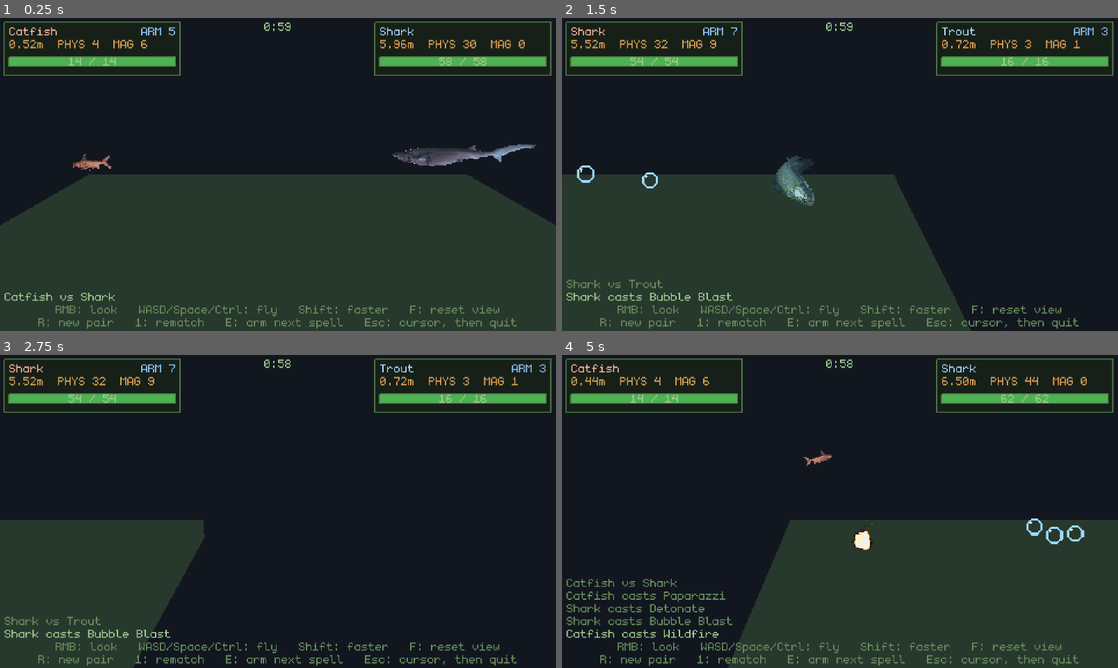
Above: before the commit, frames 1-4 (two rows, left to right).
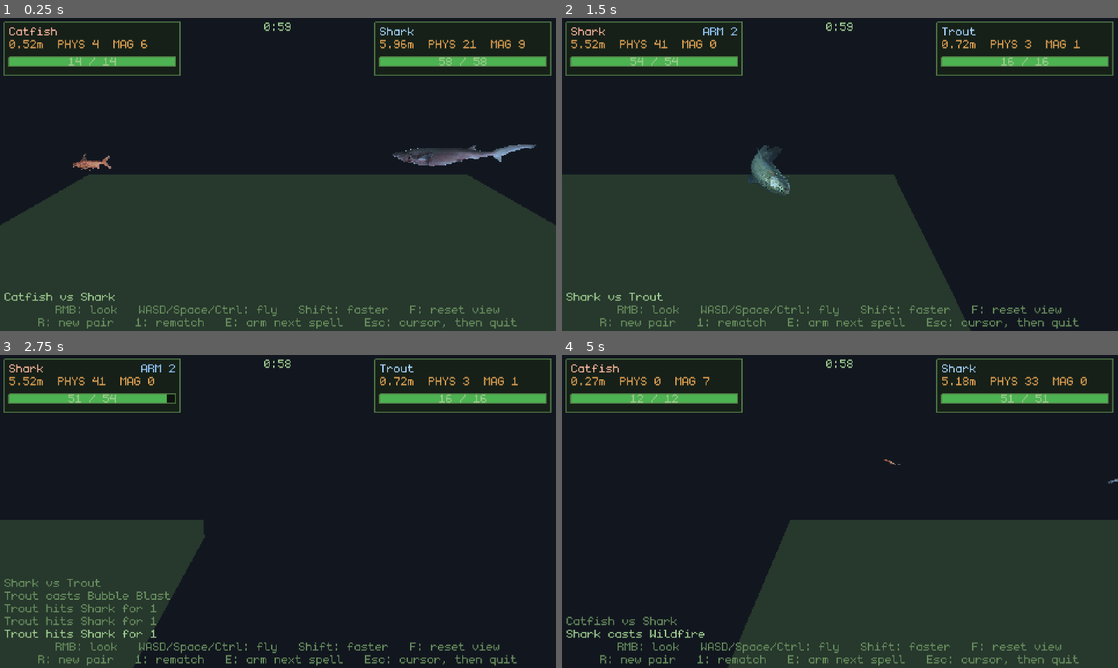
Above: after the commit, the same moments.

Repository: poissew/fishing-game
Game: Godot game, scene res://dev/TestArena.tscn
The game is run twice, just before and just after one commit, with the same random seed, the same clock (stepped at 60 frames per second) and the same inputs. This scene is started directly instead of the project's main scene. The engine's default icon, where the game draws it, is replaced by a stand-in: a white triangle on a blue panel in a dark square.
Inputs (mouse positions are in pixels of both pictures, inside the frame that each line leads up to):
- Up to frame 1 (0.25 s): no input
- Up to frame 2 (1.5 s): tap Enter (ui_accept) at 0.5, 0.77 s; move the mouse to (962, 158) at 0.52 s; hold D (right) 0.53-1.25 s; hold E (interact) 0.53-1.25 s; click (962, 158) at 0.67 s; drag from (728, 190) to (812, 237) at 1.27 s
- Up to frame 3 (2.75 s): move the mouse to (333, 442) at 2.02 s; hold D (right) from 2.03 s (still down); tap Space at 2.1 s
- Up to frame 4 (5 s): release D (right) at 2.75 s; drag from (812, 574) to (673, 464) at 2.77 s; move the mouse to (1006, 558) at 3.52 s; hold A (left) 3.53-4.25 s; hold Shift 3.53-4.25 s; tap Enter (ui_accept) at 3.77 s; drag from (673, 464) to (756, 433) at 4.27 s

The runs differ from the first frame. In frame 1, 0.1% of the frame differs, in the area x 25-95%, y 2-10%; in frame 2, 1.8%; in frame 3, 1.3%; in frame 4, 2.0%, in the area x 0-100%, y 6-91%.

Commit message:
feat: added immunity spell

Diff:
--- a/classes/battle_fish.gd
+++ b/classes/battle_fish.gd
@@ -64,6 +64,12 @@
 ## worth speaking of.
 const MIN_RADIUS := 0.03
 
+## Tint a fish on its last legs is washed out towards, and how much of it is
+## mixed in. Paler than the stun, and it beats the stun when a fish is somehow
+## both: being about to die is the more urgent news.
+const LAST_STAND_COLOR := Color(0.85, 0.95, 1.00, 1.0)
+const LAST_STAND_TINT_MIX := 0.70
+
 ## Tint a stunned fish is washed out towards, and how much of it is mixed in.
 ## It has to read at a glance: a fish standing still because it is stunned and a
 ## fish standing still because nothing is happening look the same otherwise.
@@ -159,6 +165,9 @@
 ## Fired when this fish loses health. `from` is the fish that did it, or null
 ## for damage that came from somewhere else.
 signal took_damage(amount: int, from: BattleFish)
+## Fired when the blow that would have killed this fish is held off instead,
+## with how long it has left on its feet.
+signal last_stand_started(seconds: float)
 ## Fired when this fish is stunned, with how long it is out of action for.
 signal stunned(seconds: float)
 ## Fired when this fish spends a spell, before the spell's damage lands.
@@ -227,6 +236,14 @@
 var _boxer: BoxerSpellData = null
 ## And its ArmourSpellData: the one that takes the edge off a punch.
 var _armour: ArmourSpellData = null
+## And its LastStandSpellData: the one that refuses the killing blow, once.
+var _last_stand: LastStandSpellData = null
+
+## Seconds left of that stay of execution, and whether it has been spent. The
+## fish cannot be taken below one point of health while the first is running,
+## and cannot have it again once the second is true.
+var _last_stand_left := 0.0
+var _last_stand_used := false
 
 ## The volley a spell left running: what there is still to fire, at what, and
 ## how long the fish hangs there before gravity gets it back.
@@ -284,6 +301,9 @@
 		fish.died.connect(_on_fish_died)
 	_clear_dot()
 	_stun_left = 0.0
+	# A fish sent into the arena again gets its refusal back with its health.
+	_last_stand_left = 0.0
+	_last_stand_used = false
 	_read_passives()
 	# bind_fish() is usually called before the body is in the tree, so the
 	# @onready nodes are not there yet - _ready() picks the work back up.
@@ -296,6 +316,7 @@
 	_coward = null
 	_boxer = null
 	_armour = null
+	_last_stand = null
 	if fish == null:
 		return
 	for spell in fish.spells:
@@ -310,6 +331,9 @@
 		var armour := spell.data as ArmourSpellData
 		if armour != null:
 			_armour = armour
+		var last_stand := spell.data as LastStandSpellData
+		if last_stand != null:
+			_last_stand = last_stand
 
 ## Reads the size, weight and icon off the fish and builds the body out of them.
 func _apply_fish() -> void:
@@ -381,6 +405,10 @@
 		power += int(round(fish.magic_dmg * _boxer.conversion))
 	if _coward != null:
 		power = int(round(power * _coward.phys_scale))
+	# Last of all, and on whatever the rest of them left: a fish on its way out
+	# swings with a tenth of what it had, not a tenth of what it started with.
+	if is_in_last_stand():
+		power = int(round(power * _last_stand.power_scale))
 	return maxi(0, power)
 
 ## Damage this fish's spells scale off, once its passives have had their say: a
@@ -388,9 +416,12 @@
 func magic_dmg() -> int:
 	if fish == null:
 		return 0
+	var power := fish.magic_dmg
 	if _boxer != null:
-		return maxi(0, int(round(fish.magic_dmg * _boxer.magic_scale)))
-	return fish.magic_dmg
+		power = int(round(power * _boxer.magic_scale))
+	if is_in_last_stand():
+		power = int(round(power * _last_stand.power_scale))
+	return maxi(0, power)
 
 ## What this fish takes off every physical hit before it lands. 0 for anything
 ## not carrying armour, and worked out from magic_dmg() rather than the fish's
@@ -465,6 +496,9 @@
 	var landed := amount
 	if physical:
 		landed = maxi(0, landed - physical_reduction())
+	# Immunity: the blow that would have finished it starts a stay of execution
+	# instead, and nothing gets through that last point while it runs.
+	landed = _refuse_killing_blow(landed)
 	var dealt := fish.take_damage(landed)
 	# Knocked back by the size of the hit, not by the health it managed to take
 	# off: a killing blow shoves just as hard when the fish had one point left
@@ -521,6 +555,7 @@
 
 func _physics_process(delta: float) -> void:
 	_tick_hit_cooldowns(delta)
+	_tick_last_stand(delta)
 	_tick_stun(delta)
 	_tick_dot(delta)
 	if fish != null and is_alive():
@@ -638,6 +673,10 @@
 	if _flash_left > 0.0:
 		_flash_left = maxf(0.0, _flash_left - delta)
 		_sprite.modulate = tint.lerp(HIT_COLOR, _flash_left / HIT_FLASH)
+	elif is_in_last_stand():
+		# Gone pale, and ahead of the stun: a fish about to die reads as that
+		# first and as dazzled second.
+		_sprite.modulate = tint.lerp(LAST_STAND_COLOR, LAST_STAND_TINT_MIX)
 	elif is_stunned():
 		# Washed out, the way anything looks after a camera has gone off in it.
 		_sprite.modulate = tint.lerp(STUN_COLOR, STUN_TINT_MIX)
@@ -741,6 +780,49 @@
 	if dot != null and other != null and is_instance_valid(other):
 		other.apply_dot(dot, damage, self)
 
+# -- Last stand ---------------------------------------------------------------
+
+## Caps `amount` at whatever would leave the fish on one point of health, when
+## it is carrying Immunity and this blow would otherwise finish it - and starts
+## the clock, or keeps it if one is already running. Returns the damage that may
+## actually be taken.
+##
+## Everything runs through _apply_damage(), so there is no way to be killed that
+## does not come past here: a touch, a blast, a burn, the arena's own drain.
+func _refuse_killing_blow(amount: int) -> int:
+	if _last_stand == null or fish == null:
+		return amount
+	# Not fatal: nothing to refuse.
+	if amount < fish.current_health:
+		return amount
+	if is_in_last_stand():
+		return maxi(0, fish.current_health - 1)
+	if _last_stand_used:
+		return amount
+	_last_stand_used = true
+	_last_stand_left = maxf(_last_stand.duration, 0.01)
+	last_stand_started.emit(_last_stand_left)
+	return maxi(0, fish.current_health - 1)
+
+## Counts the stay of execution down, and collects on it when it runs out. The
+## fish dies here of the blow it was holding off - through the ordinary damage
+## path, so the death is reported the way any other is.
+func _tick_last_stand(delta: float) -> void:
+	if _last_stand_left <= 0.0:
+		return
+	_last_stand_left = maxf(0.0, _last_stand_left - delta)
+	if _last_stand_left > 0.0:
+		return
+	if fish != null and fish.is_alive():
+		take_tick_damage(fish.current_health)
+
+func is_in_last_stand() -> bool:
+	return _last_stand_left > 0.0
+
+## Seconds of it left, for a readout.
+func last_stand_left() -> float:
+	return _last_stand_left
+
 # -- Stun ---------------------------------------------------------------------
 
 ## Puts this fish out of action for `seconds`. The longest stun wins rather than
@@ -1133,6 +1215,7 @@
 	_dead = true
 	_hit_cooldowns.clear()
 	_clear_dot()
+	_last_stand_left = 0.0
 	# Frozen in mid-air firing bubbles when it died: let it drop.
 	_end_hang()
 	# It stops flopping and turns belly up - _sprite_roll() handles the turn -
--- a/classes/fish_data.gd
+++ b/classes/fish_data.gd
@@ -14,6 +14,7 @@
 	preload("res://data/spells/boxer.tres"),
 	preload("res://data/spells/sandbag.tres"),
 	preload("res://data/spells/wildfire.tres"),
+	preload("res://data/spells/immunity.tres"),
 ]
 
 enum Rarity {
--- /dev/null
+++ b/classes/spells/last_stand_spell_data.gd
@@ -0,0 +1,26 @@
+## A stay of execution: the blow that would have finished this fish leaves it on
+## one point of health instead, and for `duration` after that nothing can take
+## that last point off it. When the time is up it dies anyway.
+##
+## What it gets in exchange for those seconds is very little to fight with -
+## `power_scale` of its own attack and magic - so this is not a second wind. It
+## is a chance to land something small before it goes, and if whatever it is
+## fighting happens to die first, the round is over and the fish walks away.
+##
+## **Once per fight.** BattleFish remembers it has been spent, and bind_fish()
+## is what gives it back - a fish sent into the arena again gets a fresh one,
+## the same way it gets its health back.
+class_name LastStandSpellData
+extends SpellData
+
+@export_category("Last stand")
+## How long the fish is held on its feet for.
+@export_range(0.1, 30.0, 0.1, "suffix:s") var duration: float = 2.0
+## What it has left to fight with while it lasts, as a share of its own attack
+## and magic. 0.1 is the tenth the spell promises.
+@export_range(0.0, 1.0, 0.05) var power_scale: float = 0.1
+
+## Never called - nothing casts a passive - and 0 so that anything totalling up
+## what a fish can do does not count this as damage of its own.
+func compute_damage(_caster_power: int) -> int:
+	return 0
--- /dev/null
+++ b/data/spells/immunity.tres
@@ -0,0 +1,12 @@
+[gd_resource type="Resource" script_class="LastStandSpellData" format=3 uid="uid://1eorfsjxo0k2"]
+
+[ext_resource type="Script" uid="uid://duvw1n3hkdo18" path="res://classes/spells/last_stand_spell_data.gd" id="1_immu"]
+
+[resource]
+script = ExtResource("1_immu")
+duration = 3.0
+power_scale = 0.3
+name = "Immunity"
+description = "Refuses to go down when it should. Two more seconds on its feet with almost nothing left to swing, and then it goes down anyway."
+trigger = 3
+base_power = 0
--- a/dev/arena_hud.gd
+++ b/dev/arena_hud.gd
@@ -28,6 +28,7 @@
 const C_DOT          := Color(0.72, 0.45, 0.85, 1.00)
 const C_STUN         := Color(1.00, 0.95, 0.55, 1.00)
 const C_ARMOUR       := Color(0.55, 0.75, 0.95, 1.00)
+const C_IMMUNE       := Color(0.85, 0.95, 1.00, 1.00)
 const C_CLOCK        := Color(0.62, 0.80, 0.56, 1.00)
 const C_SUDDEN       := Color(0.90, 0.35, 0.30, 1.00)
 
@@ -109,6 +110,9 @@
 	if battler.is_stunned():
 		status_x = _draw_status(font, status_x, at.y + PAD + UIFont.CAP_H,
 			"STUN %.1f" % battler.stun_left(), C_STUN)
+	if battler.is_in_last_stand():
+		status_x = _draw_status(font, status_x, at.y + PAD + UIFont.CAP_H,
+			"IMMUNE %.1f" % battler.last_stand_left(), C_IMMUNE)
 	draw_string(font, Vector2(left, at.y + PAD + LINE_H + UIFont.CAP_H),
 		"%.2fm  PHYS %d  MAG %d" % [fish.size, battler.phys_dmg(), battler.magic_dmg()],
 		HORIZONTAL_ALIGNMENT_LEFT, -1, UIFont.SIZE, C_STAT)
--- a/dev/test_arena.gd
+++ b/dev/test_arena.gd
@@ -138,6 +138,7 @@
 		battler.dealt_damage.connect(_on_dealt_damage.bind(battler))
 		battler.cast_spell.connect(_on_cast_spell.bind(battler))
 		battler.stunned.connect(_on_stunned.bind(battler))
+		battler.last_stand_started.connect(_on_last_stand.bind(battler))
 		battler.died.connect(_on_battler_died)
 		_fighters.add_child(battler)
 		battlers.append(battler)
@@ -166,6 +167,9 @@
 
 func _on_stunned(seconds: float, battler: BattleFish) -> void:
 	_hud.log_line("%s is seeing spots for %.1fs" % [battler.fish.data.name, seconds])
+
+func _on_last_stand(seconds: float, battler: BattleFish) -> void:
+	_hud.log_line("%s refuses to go down (%.1fs)" % [battler.fish.data.name, seconds])
 
 func _on_battler_died(battler: BattleFish) -> void:
 	# Deferred: `died` comes out of take_damage(), so it beats the attacker's
Not shown, added: classes/spells/last_stand_spell_data.gd.uid
Not shown, changed: CLAUDE.md
